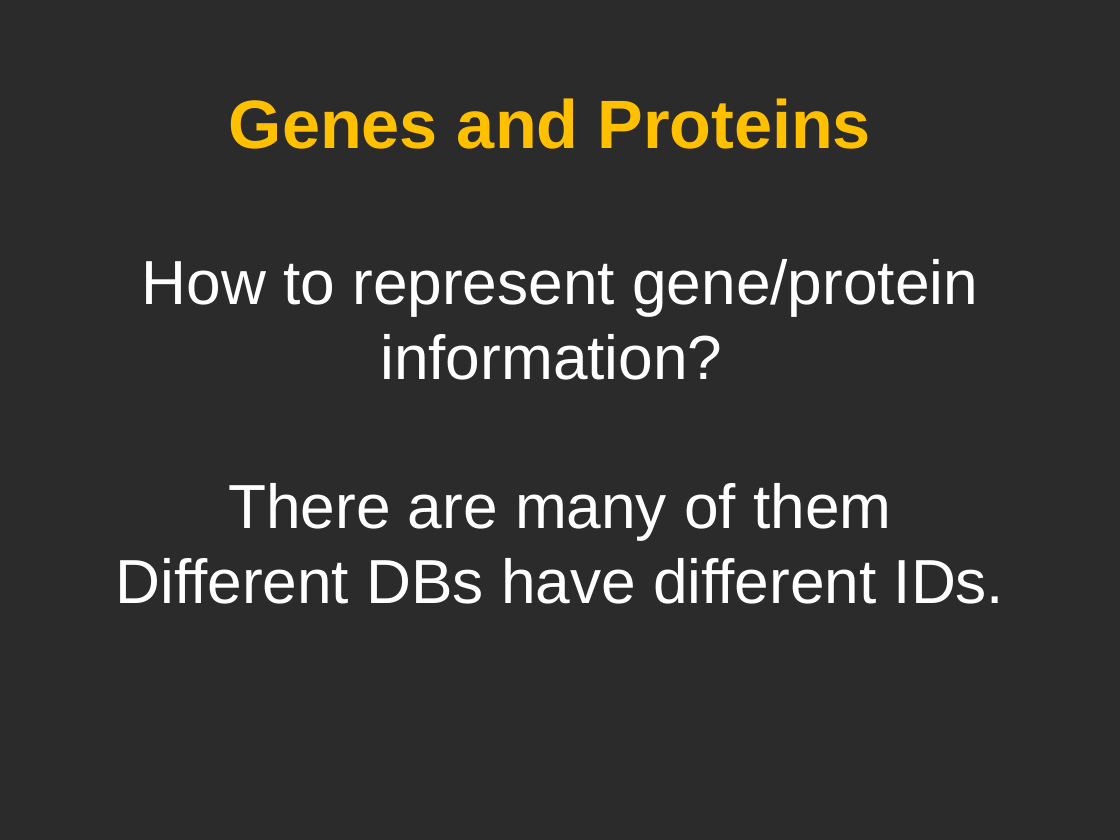
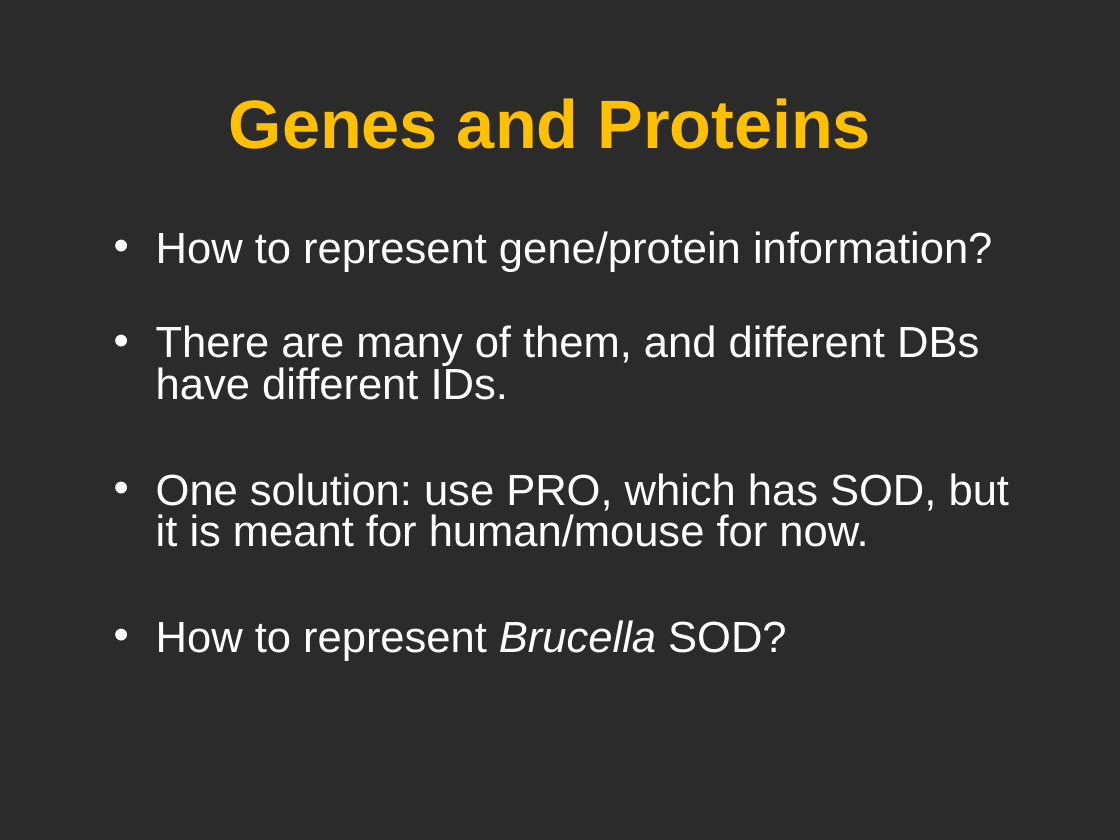
Before and after one commit to obi-ontology/obi-legacy-svn, a slide deck: slide 14 of trunk/docs/developer/use cases/Vaccine_usercase_Vancouver2010.ppt. Drawn at 1120x840 pixels with LibreOffice and Linux fonts; fonts in the diff are those of the drawing; background and template pictures are left out; a plain dark background stands for a picture behind light text. Boxes give left, top, right and bottom in pixels: in the first picture for what was removed or moved away, otherwise in the second. Text is boxed around its words. In the diff, an @@ line names an element or a change of style, - is before the commit and + after.

```diff
--- a/trunk/docs/developer/use cases/Vaccine_usercase_Vancouver2010.ppt
+++ b/trunk/docs/developer/use cases/Vaccine_usercase_Vancouver2010.ppt
@@ text "How to represent gene/protein information?" at box(156, 231, 1010, 661): vertical alignment middle to top @@
@@ text at box(156, 231, 1010, 661): text changed; size 40 to 28 pt @@
-How to represent gene/protein information?
-There are many of them
-Different DBs have different IDs.
+• How to represent gene/protein information?
+• There are many of them, and different DBs have different IDs.
+• One solution: use PRO, which has SOD, but it is meant for human/mouse for now.
+• How to represent Brucella SOD?
```
Also in this commit, not shown: 6 other slides changed.
